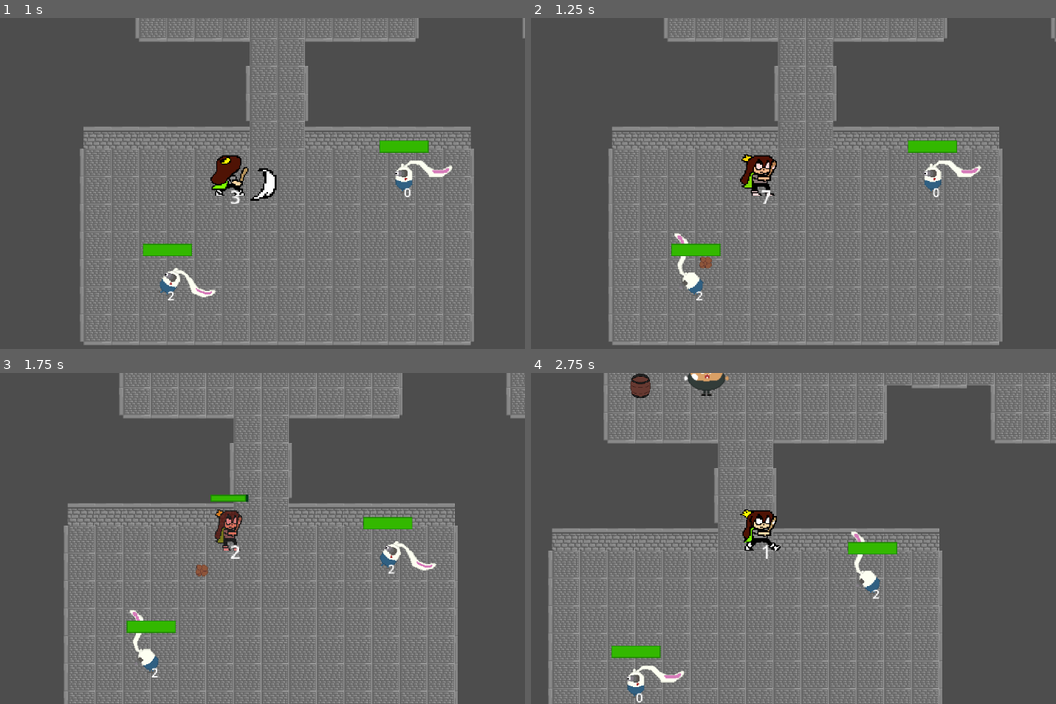
Above: before the commit, frames 1-4 (two rows, left to right).
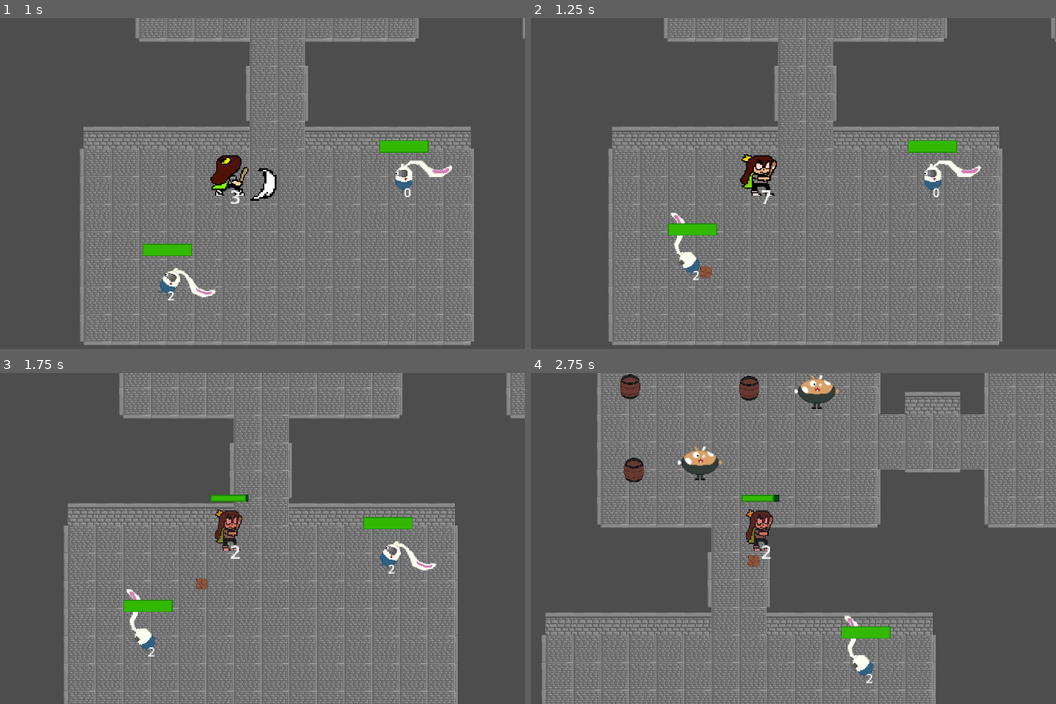
Above: after the commit, the same moments.

Repository: Megameca04/Proyecto_Cuki
Game: Godot game, scene res://Pruebas.tscn
Two runs of this game, one before a commit and one after it. Both use one fixed random seed, a clock stepped at 60 frames per second and the inputs below.
Inputs:
- Up to frame 1 (1 s): tap Enter at 0.5 s; hold Right (ui_right) from 0.53 s (still down); hold Z (Atacar) from 0.53 s (still down)
- Up to frame 2 (1.25 s): keep holding Right (ui_right); keep holding Z (Atacar)
- Up to frame 3 (1.75 s): release Right (ui_right) at 1.28 s; release Z (Atacar) at 1.28 s; hold Down (ui_down) from 1.28 s (still down); tap X (Dash) at 1.35 s
- Up to frame 4 (2.75 s): release Down (ui_down) at 2.03 s; hold Right (ui_right) from 2.03 s (still down); hold Z (Atacar) from 2.03 s (still down)

Frame 1 is identical in both runs. In frame 2, 1.3% of the frame differs, in the area x 26-37%, y 58-86%; in frame 3, 1.4%; in frame 4, 47%, in the area x 1-100%, y 0-100%.

Commit message:
Shock rock follow Cuki

Diff:
--- a/Cuki-Clash of the Kuins/Entidades/Chooty.tscn
+++ b/Cuki-Clash of the Kuins/Entidades/Chooty.tscn
@@ -90,7 +90,7 @@
 [node name="Chooty" type="CharacterBody2D" groups=["Enemy"]]
 texture_filter = 1
 collision_layer = 2
-collision_mask = 7
+collision_mask = 5
 motion_mode = 1
 script = ExtResource("1_3j4sc")
 
--- a/Cuki-Clash of the Kuins/Entidades/Piedra.tscn
+++ b/Cuki-Clash of the Kuins/Entidades/Piedra.tscn
@@ -13,10 +13,9 @@
 radius = 8.0
 
 [sub_resource type="CircleShape2D" id="CircleShape2D_keb0u"]
-radius = 9.0
+radius = 230.078
 
 [node name="Piedra" type="CharacterBody2D" groups=["Enemy"]]
-collision_layer = 0
 collision_mask = 4
 motion_mode = 1
 script = ExtResource("1_ls63b")
@@ -30,8 +29,11 @@
 shape = SubResource("CircleShape2D_n68s3")
 
 [node name="Area2D" type="Area2D" parent="." groups=["Piedra"]]
-collision_layer = 2
+collision_layer = 4
+collision_mask = 0
 
 [node name="CollisionShape2D" type="CollisionShape2D" parent="Area2D"]
 shape = SubResource("CircleShape2D_keb0u")
 disabled = true
+
+[connection signal="body_entered" from="Area2D" to="." method="_on_area_2d_body_entered"]
--- a/Cuki-Clash of the Kuins/Pruebas.tscn
+++ b/Cuki-Clash of the Kuins/Pruebas.tscn
@@ -54,10 +54,11 @@
 
 [node name="Chooty" parent="." instance=ExtResource("3_3eqnr")]
 position = Vector2(237, 873)
+element_attack_name = "Shock"
 
 [node name="Chooty2" parent="." instance=ExtResource("3_3eqnr")]
 position = Vector2(-71, 1008)
-element_attack_name = "Flame"
+element_attack_name = "Shock"
 
 [node name="Cuki" parent="." instance=ExtResource("1")]
 position = Vector2(7, 873)
--- a/Cuki-Clash of the Kuins/Scripts/Chooty.gd
+++ b/Cuki-Clash of the Kuins/Scripts/Chooty.gd
@@ -95,7 +95,10 @@
 		var stone = STONE.instantiate()
 		stone.global_position = global_position
 		if Cuki != null:
-			stone.objective_position = Cuki.global_position
+			if element_attack_name != "Shock":
+				stone.objective_position = Cuki.global_position
+			else:
+				stone.Cuki = Cuki
 		call_deferred("add_sibling",stone)
 		stone.createElementalEffect(element_attack_name)
 
--- a/Cuki-Clash of the Kuins/Scripts/Piedra.gd
+++ b/Cuki-Clash of the Kuins/Scripts/Piedra.gd
@@ -6,11 +6,16 @@
 
 const ELEMENTEFFECT = preload("res://Objetos/Element.tscn")
 var ele = null
+var Cuki = null
 
 var speed = 200
 
 func _ready():
-	movement = global_position.direction_to(objective_position)
+	if (ele.name != "Shock"):
+		movement = global_position.direction_to(objective_position)
+	else:
+		if (Cuki != null):
+			movement = global_position.direction_to(Cuki.global_position)
 
 	in_distance = global_position.distance_to(objective_position)
 
@@ -20,6 +25,13 @@
 	move_and_slide()
 	if (ele != null):
 		ele.position = self.position
+		if (ele.name == "Shock"):
+			if (Cuki != null):
+				movement = global_position.direction_to(Cuki.global_position)
+				set_velocity(movement*speed)
+				if global_position.distance_to(Cuki.global_position) <= 2:
+					ele.queue_free()
+					self.queue_free()
 
 	if global_position.distance_to(objective_position) <= 2:
 		if (ele != null):
@@ -49,3 +61,10 @@
 	ele.add_to_group("Piedra")
 	ele.global_position = self.global_position
 	call_deferred("add_sibling", ele)
+
+
+func _on_area_2d_body_entered(body):
+	if (ele != null):
+		if (ele.name == "Shock"):
+			if (body.name == "Cuki"):
+				Cuki = body
Not shown: 2 places in Cuki-Clash of the Kuins/Entidades/Chooty.tscn that only renumber resources
Not shown: 2 places in Cuki-Clash of the Kuins/Entidades/Cuki.tscn that only renumber resources
Not shown: 2 places in Cuki-Clash of the Kuins/Entidades/Rabion.tscn that only renumber resources
